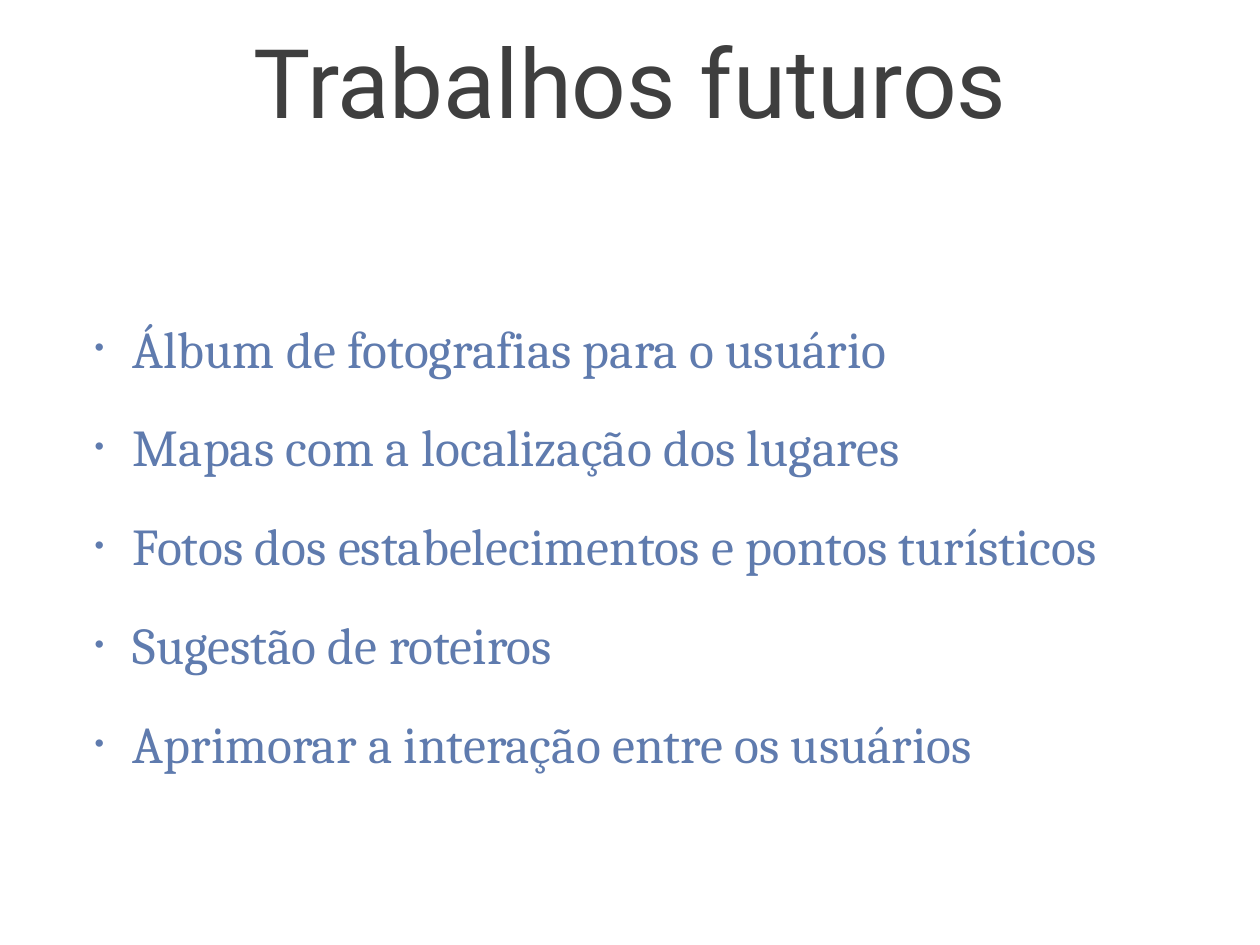
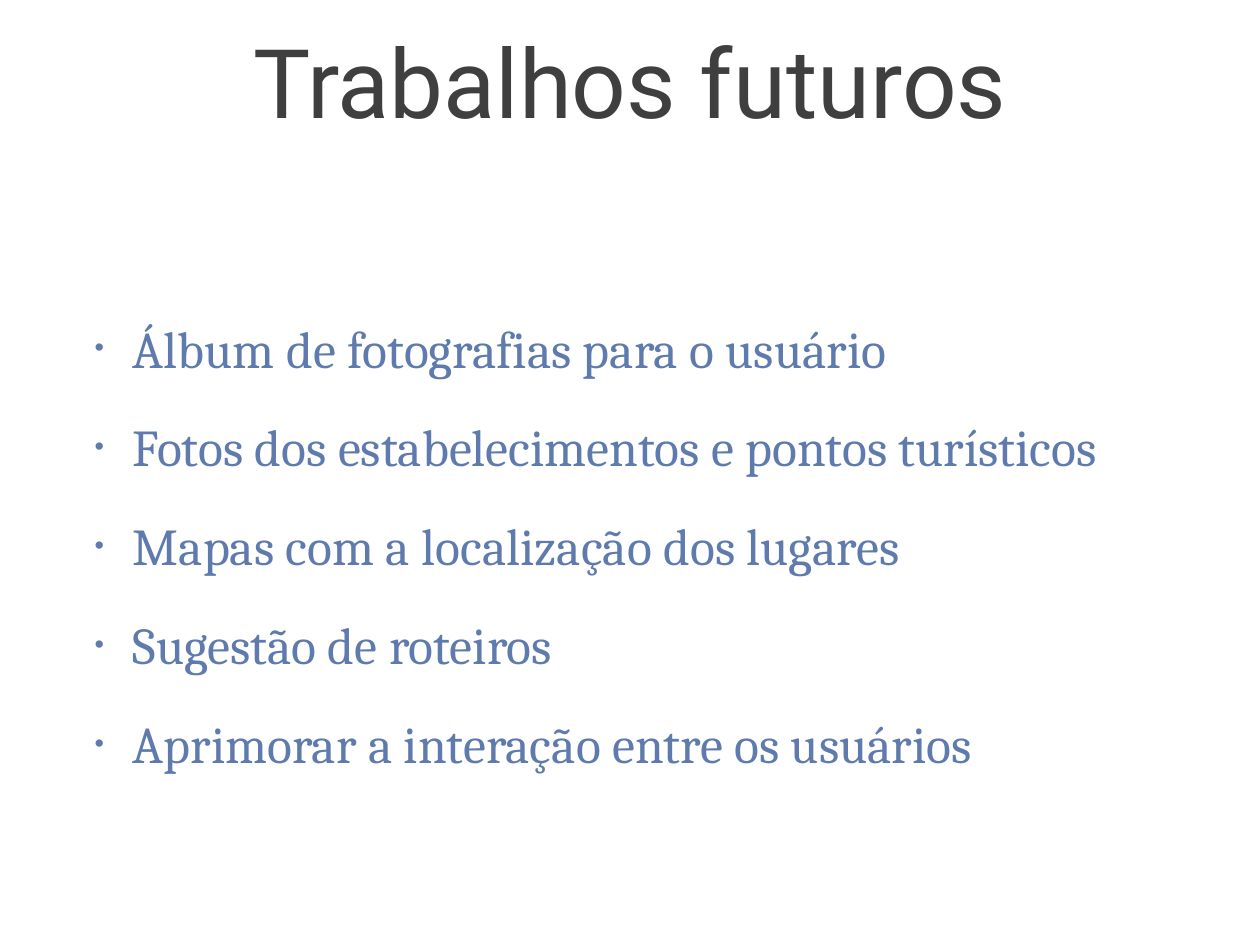
Before and after one commit to tulios/projetofinal-roteiros, a slide deck: slide 14 of apresentacao/apresentacao.ppt (slide 18 before the commit). Drawn at 1260x945 pixels with LibreOffice and Linux fonts; fonts in the diff are those of the drawing; background and template pictures are left out. Boxes give left, top, right and bottom in pixels: in the first picture for what was removed or moved away, otherwise in the second. Text is boxed around its words. In the diff, an @@ line names an element or a change of style, - is before the commit and + after.

```diff
--- a/apresentacao/apresentacao.ppt
+++ b/apresentacao/apresentacao.ppt
@@ text at (x1=133, y1=429, x2=1097, y2=477): paragraph added @@
+• Fotos dos estabelecimentos e pontos turísticos
@@ text at (x1=133, y1=528, x2=1097, y2=576): paragraph removed @@
-• Fotos dos estabelecimentos e pontos turísticos
```
Also in this commit, not shown: 3 other slides changed, 4 slides removed, 2 other files.
